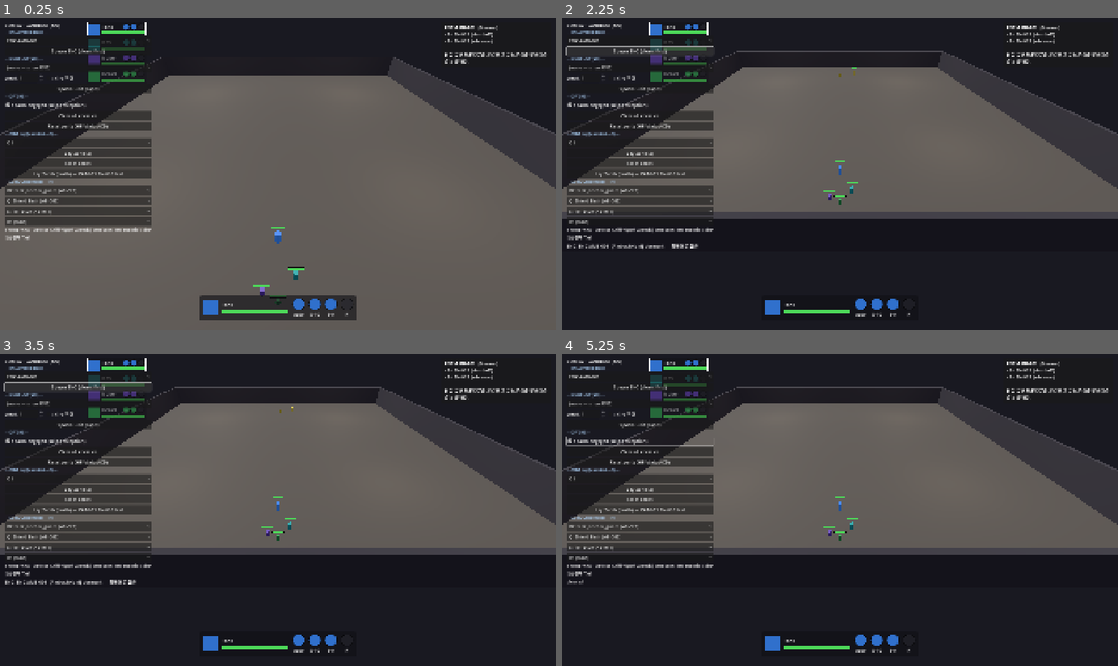
Above: before the commit, frames 1-4 (two rows, left to right).
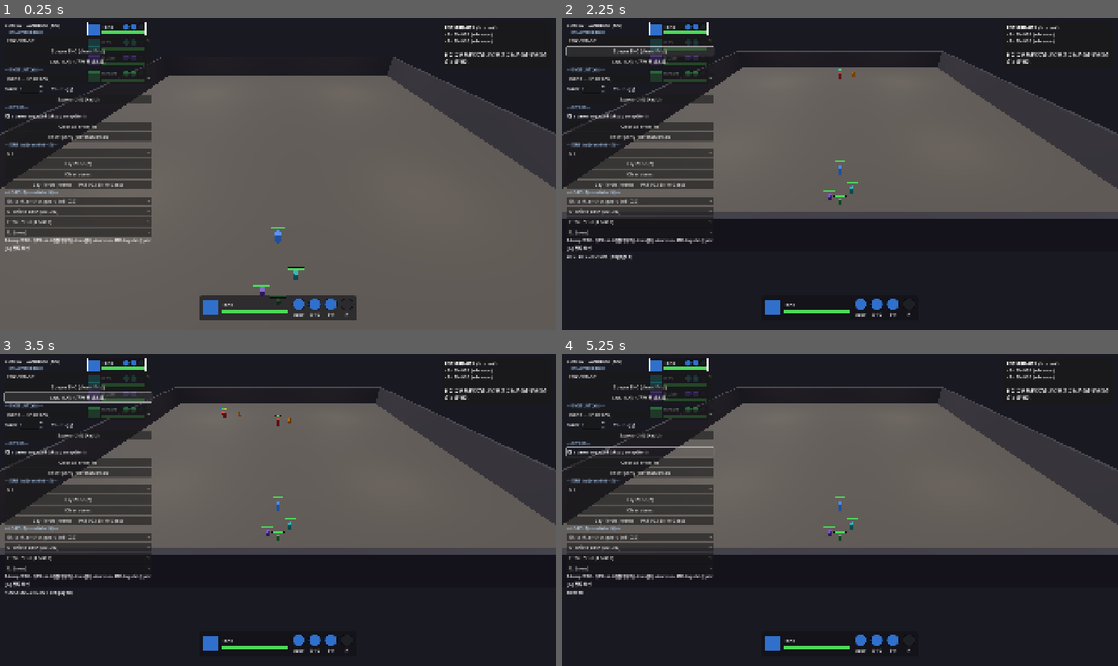
Above: after the commit, the same moments.

Repository: haepari1019/project_tdc_game
Game: Godot game, scene res://scenes/dev/combat_sandbox.tscn
Same seed, same stepped clock (60 frames per second), same inputs: the game is played once before the commit and once after it. This scene is started directly instead of the project's main scene.
Inputs (mouse positions are in pixels of both pictures, inside the frame that each line leads up to):
- Up to frame 1 (0.25 s): no input
- Up to frame 2 (2.25 s): click (639, 39) at 0.5 s, where only the run before the commit has a clickable "ENC-AMB-001"; click (639, 39) at 1.25 s, where only the run after the commit has a clickable "ENC-3RD-001"; click "Spawn ENC (clears first)" at 2 s
- Up to frame 3 (3.5 s): click "Spawn ENC (clears first)" (after the commit: "ENC 추가 (+, 진영전 테스트)") at 2.75 s
- Up to frame 4 (5.25 s): click "Clear all enemies" at 3.5 s; click "spawn engaged (skip perceptio…" at 4.25 s; click "spawn engaged (skip perceptio…" at 5 s

The runs differ from the first frame. In frame 1, 4.8% of the frame differs, in the area x 0-90%, y 2-75%; in frame 2, 4.8%; in frame 3, 5.2%, in the area x 0-90%, y 2-78%; in frame 4, 4.7%.

Commit message:
feat: S5a-2 scaffold — ENC-3RD-001 + 샌드박스 additive ENC 스폰 (진영전 테스트)
- ENC-3RD-001(faction Third) + id_registry/spawn_table(P-3RD-01 load)/haul_drops 등록.
  유닛은 placeholder(EN-001 elite + EN-010) — 전용 3세력 EN 설계 후 교체 예정.
- debug_spawn_only(additive) + 샌드박스 "ENC 추가(+)" 버튼: 일반 ENC + ENC-3RD를 둘 다
  스폰해 분대-vs-분대 진영전 관찰.

검증: ENC-3RD 로드(faction Third)·샌드박스·ci_smoke PASS.

Co-Authored-By: Claude Opus 4.8 <noreply@anthropic.com>

Diff:
--- /dev/null
+++ b/data/slice01/encounters/ENC-3RD-001.json
@@ -0,0 +1,13 @@
+{
+  "encounter_id": "ENC-3RD-001",
+  "difficulty_profile": "Normal",
+  "risk_pattern_ref": null,
+  "group_size": 2,
+  "faction": "Third",
+  "placement_behavior": "Fixed",
+  "_note": "Third Faction Stalker Pack (ENC-3RD-001, F-028) — 플레이어 + 일반 몬스터 양쪽에 적대. 강한 소수: elite 1 + escort 1. EN-*은 EN-COR-000 후속이라 데모 placeholder(EN-001 elite + EN-010). faction=Third가 분대 전체에 적용. 단서(소리/흔적)·런 배치(thirdFactionSlots)=S5a-3.",
+  "units": [
+    { "enemy_id": "EN-001", "count": 1, "slot": "elite" },
+    { "enemy_id": "EN-010", "count": 1, "slot": "escort" }
+  ]
+}
--- a/data/slice01/haul_drops.json
+++ b/data/slice01/haul_drops.json
@@ -22,6 +22,7 @@
     "ENC-HARD-012": [{"haul": "haul_ruin_glass", "qty": 1, "chance": 0.25}],
     "ENC-MID-001": [{"haul": "haul_arc_ink", "qty": 1, "chance": 0.35}, {"haul": "haul_ward_plate", "qty": 1, "chance": 0.25}],
     "ENC-DEEP-001": [{"haul": "haul_forge_coal", "qty": 1, "chance": 0.4}, {"haul": "haul_deep_core", "qty": 1, "chance": 0.15}, {"haul": "haul_pack_frame", "qty": 1, "chance": 0.2}],
-    "ENC-BOSS-001": [{"haul": "haul_boss_relay", "qty": 1, "chance": 0.6}, {"haul": "haul_ward_plate", "qty": 1, "chance": 0.3}]
+    "ENC-BOSS-001": [{"haul": "haul_boss_relay", "qty": 1, "chance": 0.6}, {"haul": "haul_ward_plate", "qty": 1, "chance": 0.3}],
+    "ENC-3RD-001": [{"haul": "haul_ward_plate", "qty": 1, "chance": 0.35}, {"haul": "haul_boss_relay", "qty": 1, "chance": 0.15}]
   }
 }
--- a/data/slice01/id_registry.json
+++ b/data/slice01/id_registry.json
@@ -5,7 +5,8 @@
     "ENC-NORM-001", "ENC-NORM-002", "ENC-NORM-003", "ENC-HARD-001", "ENC-HARD-002", "ENC-HARD-003", "ENC-HARD-004", "ENC-HARD-005",
     "ENC-HARD-006", "ENC-HARD-008", "ENC-HARD-009", "ENC-HARD-010", "ENC-HARD-011", "ENC-HARD-012",
     "ENC-MID-001", "ENC-DEEP-001", "ENC-BOSS-001",
-    "ENC-PAT-001", "ENC-PAT-002", "ENC-PAT-003", "ENC-AMB-001", "ENC-AMB-002"
+    "ENC-PAT-001", "ENC-PAT-002", "ENC-PAT-003", "ENC-AMB-001", "ENC-AMB-002",
+    "ENC-3RD-001"
   ],
   "_note_encounter_ids": "ENC-HARD-007 = Extreme 프로필 → deferred(ENC Extreme=Expansion, FullSpecCoverage §7). HARD-005/010 = phase 증원(rear/flank). PAT/AMB/3RD=placement/faction 레인(후속).",
   "enemy_ids": [
@@ -56,7 +57,7 @@
   "pool_slots": [
     "P-ENTRY-01", "P-ADV-01", "P-ADV-02", "P-OBJ-01", "P-EXT-ROUTE-01",
     "P-ADV-03", "P-ADV-04", "P-ADV-05", "P-MID-01", "P-BOSS-01", "P-DEEP-01",
-    "P-ADV-06", "P-ADV-07", "P-ADV-08", "P-ADV-09"
+    "P-ADV-06", "P-ADV-07", "P-ADV-08", "P-ADV-09", "P-3RD-01"
   ],
   "room_refs": [
     "RM-ENTRY-01",
--- a/data/slice01/spawn_table.json
+++ b/data/slice01/spawn_table.json
@@ -50,6 +50,7 @@
     { "pool_slot": "P-DEEP-01",      "run_phase": "AdvanceExtraction", "world_layer": "Deep",  "difficulty": "Normal", "encounter_ref": "ENC-DEEP-001", "placement": "Fixed",      "weight": 1 },
     { "pool_slot": "P-BOSS-01",      "run_phase": "Objective",         "world_layer": "Mid",   "difficulty": "Hard",   "encounter_ref": "ENC-BOSS-001", "placement": "Fixed",      "weight": 1 },
     { "pool_slot": "P-EXT-ROUTE-01", "run_phase": "AdvanceExtraction", "world_layer": "Upper", "difficulty": "Normal", "encounter_ref": "ENC-AMB-001",  "placement": "AmbushHold", "weight": 1 },
-    { "pool_slot": "P-EXT-ROUTE-01", "run_phase": "AdvanceExtraction", "world_layer": "Upper", "difficulty": "Hard",   "encounter_ref": "ENC-HARD-009", "placement": "Fixed",      "weight": 1 }
+    { "pool_slot": "P-EXT-ROUTE-01", "run_phase": "AdvanceExtraction", "world_layer": "Upper", "difficulty": "Hard",   "encounter_ref": "ENC-HARD-009", "placement": "Fixed",      "weight": 1 },
+    { "pool_slot": "P-3RD-01",       "run_phase": "Advance",           "world_layer": "Upper", "difficulty": "Normal", "encounter_ref": "ENC-3RD-001",  "placement": "Fixed",      "weight": 1 }
   ]
 }
--- a/scripts/combat/combat_controller.gd
+++ b/scripts/combat/combat_controller.gd
@@ -428,16 +428,18 @@
 		_spawn_squad(enc_id, target_room)
 
 
-## DEBUG (dev combat sandbox): wipe every squad/enemy, then spawn ONE encounter. engaged=true
-## skips the perception dance (units start in combat). encounter_id "" clears only. dev-only.
-func debug_spawn_only(encounter_id: String, room_ref: String, engaged: bool = false) -> void:
-	for e in _enemies:
-		if is_instance_valid(e):
-			e.queue_free()
-	_enemies.clear()
-	_squads.clear()
-	_room_squad_count.clear()
-	_next_squad_id = 0
+## DEBUG (dev combat sandbox): spawn ONE encounter. engaged=true skips the perception dance.
+## encounter_id "" clears only. `additive`=true keeps existing squads (예: 일반 ENC + ENC-3RD를
+## 같이 스폰해 진영전 테스트 — F-028). dev-only.
+func debug_spawn_only(encounter_id: String, room_ref: String, engaged: bool = false, additive: bool = false) -> void:
+	if not additive:
+		for e in _enemies:
+			if is_instance_valid(e):
+				e.queue_free()
+		_enemies.clear()
+		_squads.clear()
+		_room_squad_count.clear()
+		_next_squad_id = 0
 	if _map and _map.has_method("get_spawn_position"):
 		_spawn_origin = _map.get_spawn_position(room_ref)
 	if encounter_id.is_empty():
--- a/scripts/dev/combat_sandbox.gd
+++ b/scripts/dev/combat_sandbox.gd
@@ -214,8 +214,12 @@
 	box.add_child(_enc_dropdown)
 	var spawn_enc := Button.new()
 	spawn_enc.text = "Spawn ENC (clears first)"
-	spawn_enc.pressed.connect(_on_spawn_enc)
+	spawn_enc.pressed.connect(_on_spawn_enc.bind(false))
 	box.add_child(spawn_enc)
+	var add_enc := Button.new()
+	add_enc.text = "ENC 추가 (+, 진영전 테스트)"   # clear 없이 추가 — 일반 ENC + ENC-3RD 둘 다 스폰
+	add_enc.pressed.connect(_on_spawn_enc.bind(true))
+	box.add_child(add_enc)
 
 	# --- Single unit (additive) ---
 	box.add_child(_section("SINGLE UNIT (add)"))
@@ -352,7 +356,7 @@
 	return l
 
 
-func _on_spawn_enc() -> void:
+func _on_spawn_enc(additive: bool = false) -> void:
 	if _enc_dropdown.selected < 0:
 		return
 	var eid := _enc_dropdown.get_item_text(_enc_dropdown.selected)
@@ -361,11 +365,12 @@
 	var placement := String(Slice01Data.get_encounter(eid).get("placement_behavior", "Fixed"))
 	var is_placement := placement == "Patrol" or placement == "AmbushHold"
 	var engaged: bool = _engaged_chk.button_pressed and not is_placement
-	_combat.debug_spawn_only(eid, "SANDBOX", engaged)
+	# additive=true → clear 안 함 (일반 ENC + ENC-3RD 둘 다 스폰해 진영전 관찰, F-028).
+	_combat.debug_spawn_only(eid, "SANDBOX", engaged, additive)
 	var hint := "  (engaged)" if engaged else "  (dormant — 북쪽으로 걸어가 트리거)"
 	if is_placement:
 		hint = "  [%s] dormant — 북쪽으로 접근" % placement
-	_status.text = "ENC: %s%s" % [eid, hint]
+	_status.text = "%s%s%s" % ["+ENC: " if additive else "ENC: ", eid, hint]
 
 
 func _on_spawn_unit() -> void:
